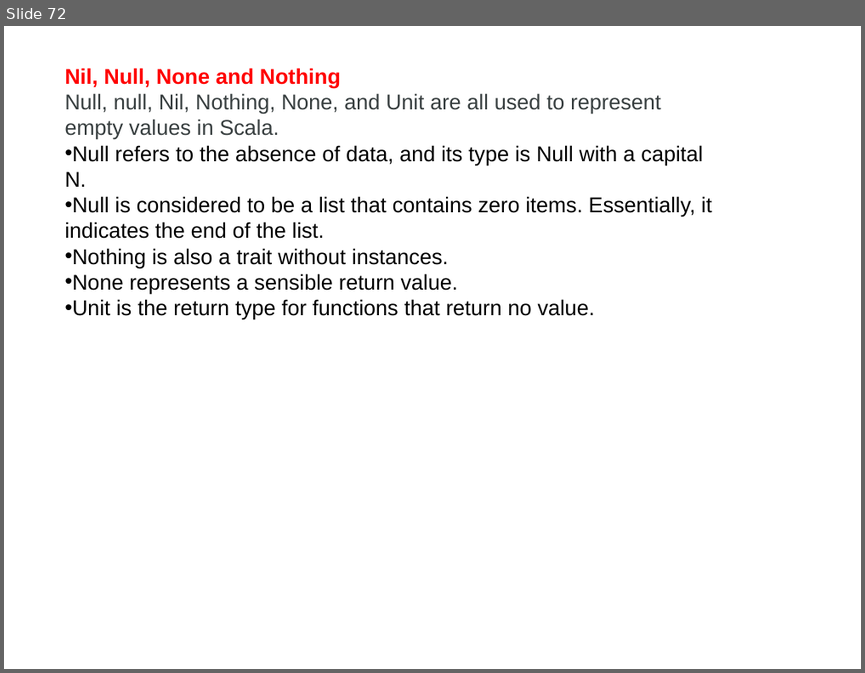
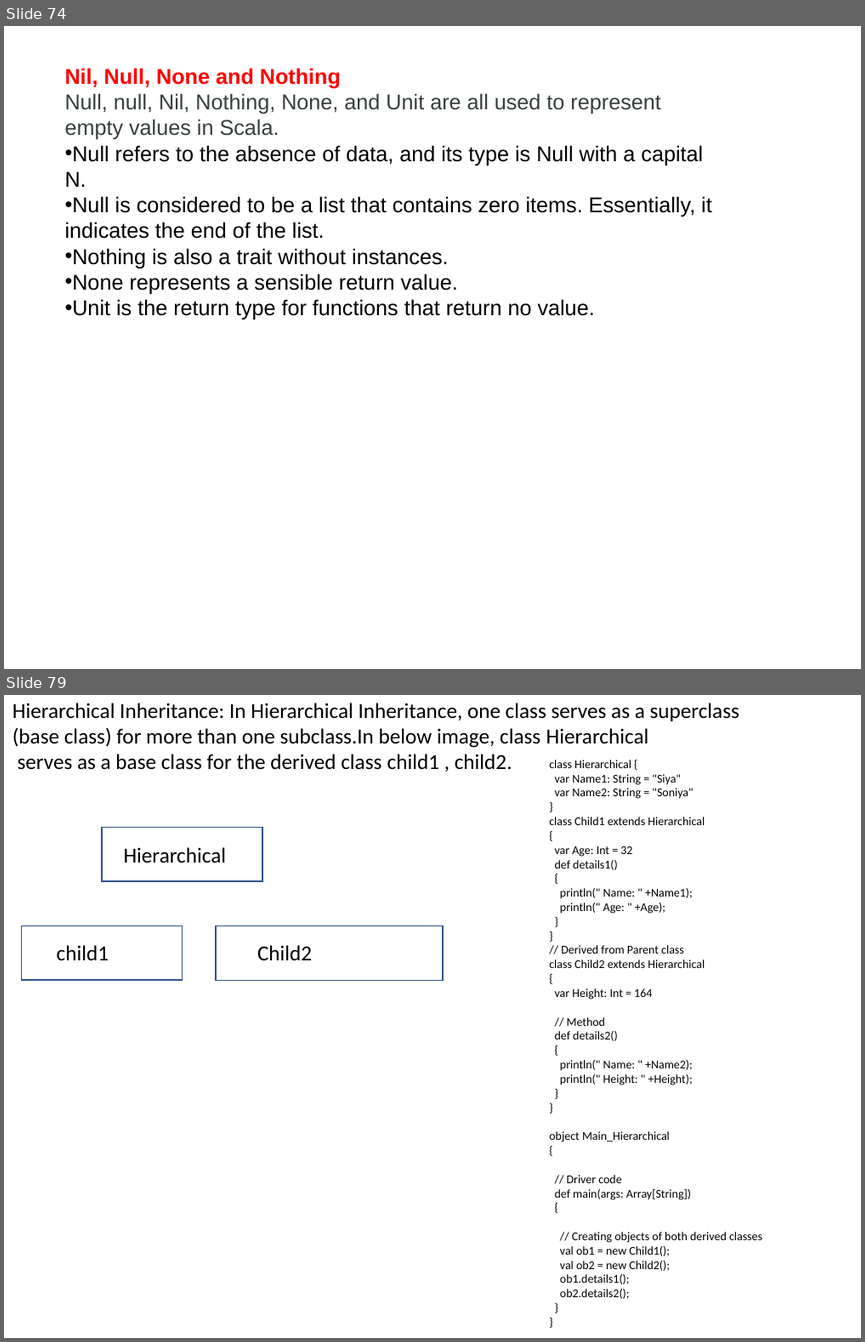
Before and after one commit to makhan010385/Mtech, a slide deck: Scala.pptx. Shown one above the other, each under a label of ours: slide 72 before the commit, slides 74 and 79 after it; the slides between them are not shown. The pictures are 865x673 and 865x1342 pixels, drawn with LibreOffice and Linux fonts; fonts in the diff are those of the drawing. Boxes give left, top, right and bottom in pixels: in the first picture for what was removed or moved away, otherwise in the second. Text is boxed around its words. In the diff, an @@ line names an element or a change of style, - is before the commit and + after.

```diff
--- a/Scala.pptx
+++ b/Scala.pptx
@@ slide 79 added at bbox=[4, 695, 861, 1338], background #FFFFFF @@
@@ text added at bbox=[12, 703, 739, 770], 18 pt, text #000000 @@
+Hierarchical Inheritance: In Hierarchical Inheritance, one class serves as a superclass (base class) for more than one subclass.In below image, class Hierarchical
+serves as a base class for the derived class child1 , child2.
@@ text added at bbox=[549, 760, 762, 1299], 10 pt, text #000000 @@
+class Hierarchical {
+var Name1: String = "Siya"
+var Name2: String = "Soniya"
+}
+class Child1 extends Hierarchical
+{
+var Age: Int = 32
+def details1()
+{
+println(" Name: " +Name1);
+println(" Age: " +Age);
+}
+}
+// Derived from Parent class
+class Child2 extends Hierarchical
+{
+var Height: Int = 164
+// Method
+def details2()
+{
+println(" Name: " +Name2);
+println(" Height: " +Height);
+}
+}
+object Main_Hierarchical
+{
+// Driver code
+def main(args: Array[String])
+{
+// Creating objects of both derived classes
+val ob1 = new Child1();
+val ob2 = new Child2();
+ob1.details1();
+ob2.details2();
+}
+}
@@ group added at bbox=[21, 827, 443, 981]: 3 rectangles, 3 texts @@
+Hierarchical
+child1
+Child2
@@ what was slide 72 is now slide 74 @@
```
Also in this commit, not shown: 11 other slides added.
